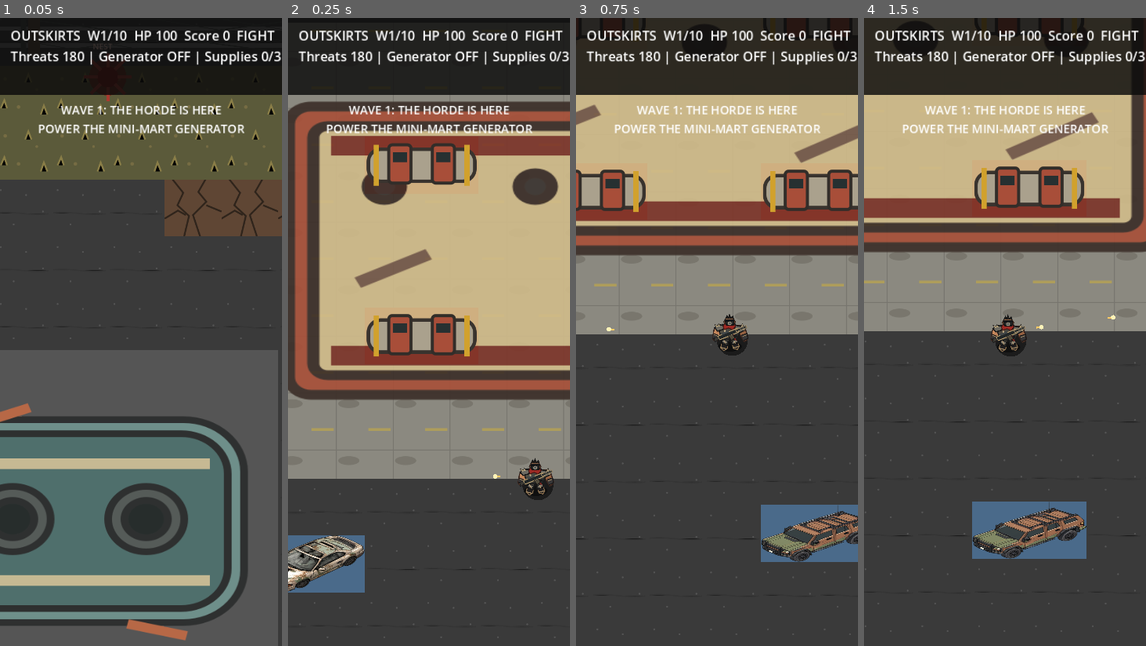
Above: before the commit, frames 1-4 (left to right).
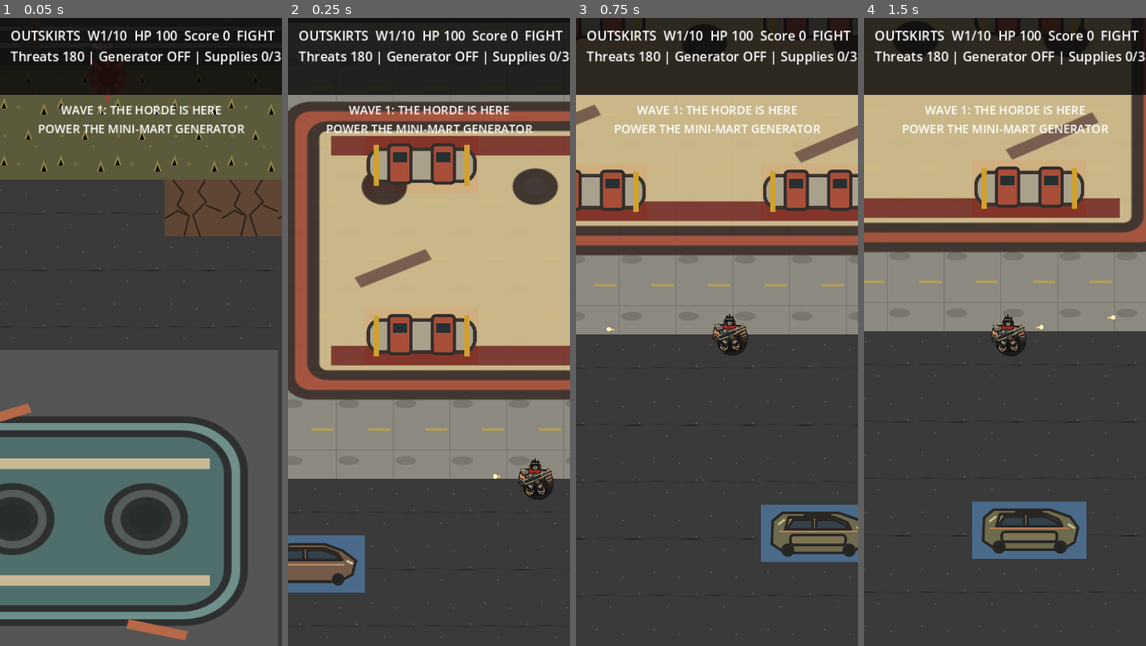
Above: after the commit, the same moments.

Repository: dennypag02/deadshift
Game: Godot game, scene res://scenes/Outskirts.tscn
Two runs of this game, one before a commit and one after it. Both use one fixed random seed, a clock stepped at 60 frames per second and the inputs below.
Inputs (mouse positions are in pixels of both pictures, inside the frame that each line leads up to):
- Up to frame 1 (0.05 s): no input
- Up to frame 2 (0.25 s): no input
- Up to frame 3 (0.75 s): tap Enter at 0.5 s; move the mouse to (779, 300) at 0.52 s; hold Right (ui_right) from 0.53 s (still down); tap H at 0.6 s; click (779, 300) at 0.67 s
- Up to frame 4 (1.5 s): release Right (ui_right) at 1.25 s; drag from (948, 363) to (990, 457) at 1.27 s

Frame 1 is identical in both runs. In frame 2, 1.6% of the frame differs, in the area x 0-28%, y 82-92%; in frame 3, 2.0%; in frame 4, 2.2%, in the area x 38-79%, y 77-87%.

Commit message:
Replace boxed Outskirts car sprites

Diff:
--- /dev/null
+++ b/godot/art/outskirts/car_sedan_outskirts.svg
@@ -0,0 +1,11 @@
+<svg xmlns="http://www.w3.org/2000/svg" width="256" height="128" viewBox="0 0 256 128">
+<g stroke="#292724" stroke-width="6" stroke-linejoin="round">
+<path d="M24 50 L52 31 L90 20 H166 L205 34 L236 57 L228 88 L198 104 H54 L26 87 Z" fill="#745a48"/>
+<path d="M79 29 H165 L194 40 L205 55 H58 Z" fill="#956d52"/>
+<path d="M84 33 H118 V55 H62 Z" fill="#34414a"/>
+<path d="M126 33 H160 L190 43 L199 55 H126 Z" fill="#34414a"/>
+<path d="M52 66 H210" stroke="#b88a62" stroke-width="4"/>
+<circle cx="62" cy="99" r="11" fill="#232525"/><circle cx="196" cy="99" r="11" fill="#232525"/>
+<path d="M38 56l18-15M215 57l14 7" stroke="#d0c39a" stroke-width="5"/>
+</g>
+</svg>
--- /dev/null
+++ b/godot/art/outskirts/car_suv_outskirts.svg
@@ -0,0 +1,13 @@
+<svg xmlns="http://www.w3.org/2000/svg" width="256" height="128" viewBox="0 0 256 128">
+<g stroke="#292724" stroke-width="6" stroke-linejoin="round">
+<path d="M26 36 L48 18 H174 L220 34 L238 58 L230 91 L202 108 H54 L24 88 Z" fill="#6d6a4d"/>
+<path d="M62 28 H166 L194 40 L202 55 H54 Z" fill="#8d815a"/>
+<path d="M72 34 H116 V55 H58 Z" fill="#34414a"/>
+<path d="M124 34 H165 L191 46 L196 55 H124 Z" fill="#34414a"/>
+<rect x="66" y="68" width="124" height="22" rx="7" fill="#7e7453"/>
+<path d="M40 60 H218" stroke="#b47b52" stroke-width="4"/>
+<circle cx="60" cy="102" r="12" fill="#232525"/><circle cx="198" cy="102" r="12" fill="#232525"/>
+<rect x="98" y="23" width="58" height="5" rx="2" fill="#3f423f"/>
+<path d="M38 45l15-12M215 50l15 10" stroke="#c7b88a" stroke-width="5"/>
+</g>
+</svg>
--- a/godot/scripts/outskirts.gd
+++ b/godot/scripts/outskirts.gd
@@ -7,8 +7,8 @@
 
 const SURVIVOR_ART := preload("res://art/survivor_wasteland.svg")
 const ZOMBIE_ART := preload("res://art/zombie_shambler.svg")
-const CAR_SEDAN_ART := preload("res://art/cars/car_sedan.png")
-const CAR_SUV_ART := preload("res://art/cars/car_suv.png")
+const CAR_SEDAN_ART := preload("res://art/outskirts/car_sedan_outskirts.svg")
+const CAR_SUV_ART := preload("res://art/outskirts/car_suv_outskirts.svg")
 const OUT_DINER_ART := preload("res://art/outskirts/out_diner.svg")
 const OUT_MINIMART_ART := preload("res://art/outskirts/out_minimart.svg")
 const OUT_MOTEL_N_ART := preload("res://art/outskirts/out_motel_north.svg")
